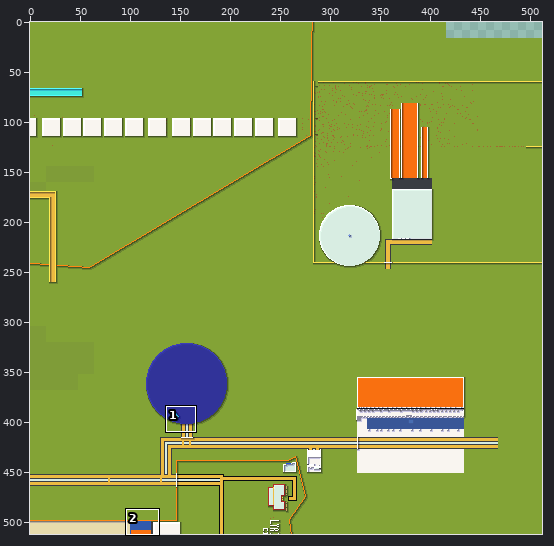
File history of a sprite sheet, tiles/1,-2.png. Above: a wide view before the commit, with the close-up outlined.
Close-up. As it was:
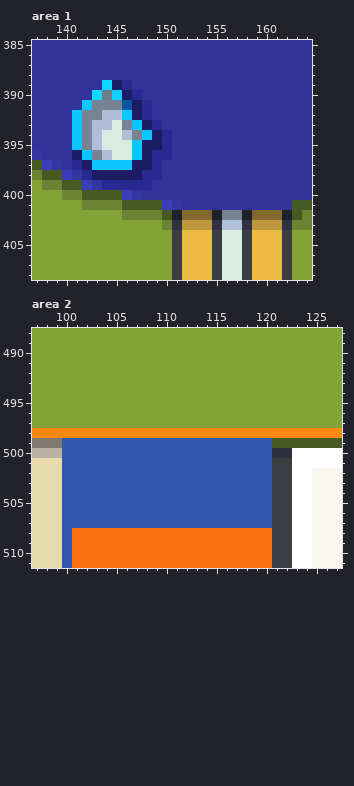
The file is 512x512 pixels. Colours within 5 levels of each other are drawn and written as one. Shown: area 1: x 137..164, y 385..408; area 2: x 97..127, y 488..511. The commit also changed other parts of the picture, which this record leaves out.
After:
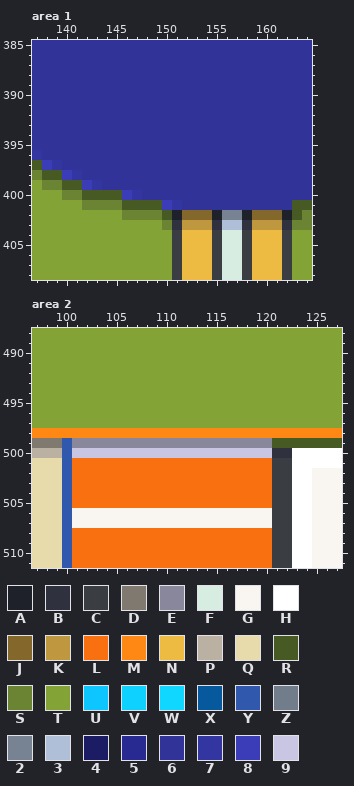
Palette (. is transparent): A #1f212a  B #2f313f  C #3a3d42  D #7f7970  E #89879c  F #d8ede2  G #f9f5f0  H #ffffff  J #83672b  K #bf973f  L #f97010  M #ff8713  N #edbb42  P #bbb1a3  Q #e7dbac  R #485a23  S #6a8433  T #83a336  U #0ec6ff  V #0fd1ff  W #10d7ff  X #06599d  Y #3059ad  Z #727d8c  2 #778393  3 #aebfd7  4 #1b1c63  5 #282991  6 #313399  7 #3336a1  8 #3b3db8  9 #c9c6e4
Edits made:
Changed rows in their new state; - is an unchanged pixel.
Area 1:
first column x 141:
389 ---666----
390 --66666---
391 -6666666--
392 66666666--
393 666666666-
394 6666666666
395 6666666666
396 6666666666
397 666666666-
398 -66666666-
399 ---66666--
Area 2:
first column x 101:
499 EEEEEEEEEEEEEEEEEEEE
500 99999999999999999999
501 LLLLLLLLLLLLLLLLLLLL
502 LLLLLLLLLLLLLLLLLLLL
503 LLLLLLLLLLLLLLLLLLLL
504 LLLLLLLLLLLLLLLLLLLL
505 LLLLLLLLLLLLLLLLLLLL
506 GGGGGGGGGGGGGGGGGGGG
507 GGGGGGGGGGGGGGGGGGGG
